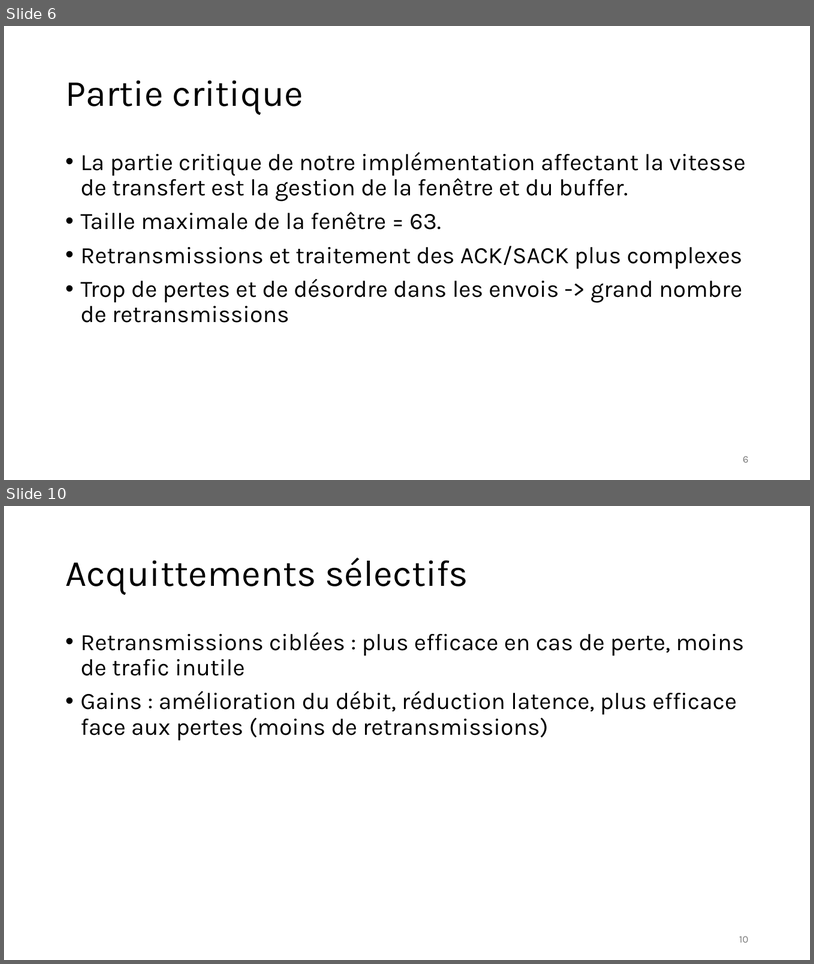
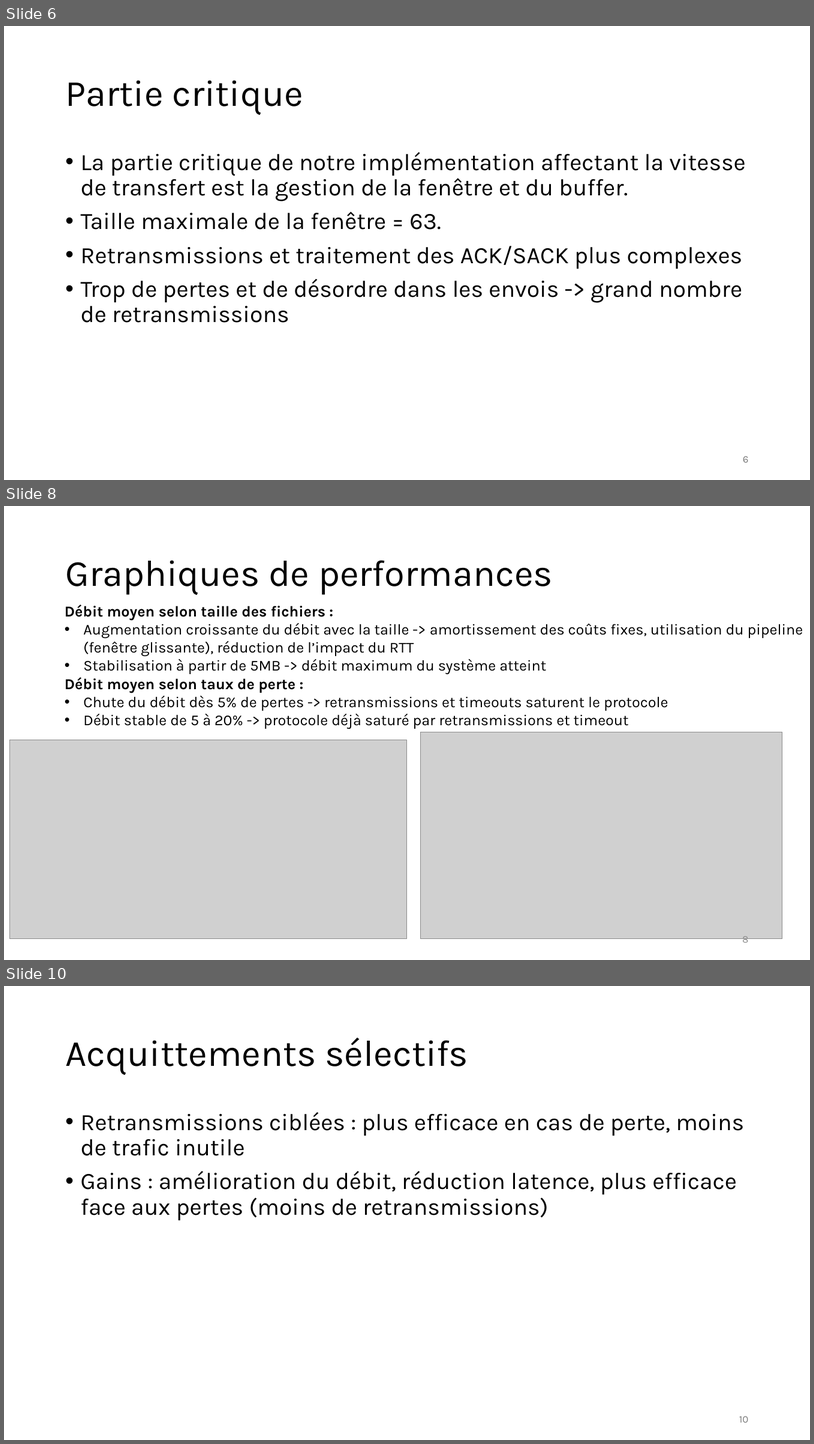
Before and after one commit to Tidyresonnance8/SRTP-Transport-Protocol, a slide deck: Rapport_projet_SRTP.pptx. Shown one above the other, each under a label of ours: slides 6 and 10 before the commit, slides 6, 8 and 10 after it; the slides between them are not shown. The pictures are 814x964 and 814x1444 pixels, drawn with LibreOffice and Linux fonts; fonts in the diff are those of the drawing; grey boxes stand for pictures. Boxes give left, top, right and bottom in pixels: in the first picture for what was removed or moved away, otherwise in the second. Text is boxed around its words. In the diff, an @@ line names an element or a change of style, - is before the commit and + after.

```diff
--- a/Rapport_projet_SRTP.pptx
+++ b/Rapport_projet_SRTP.pptx
@@ slide 8 added at (4, 506, 810, 960), background #FFFFFF @@
@@ title added at (65, 560, 553, 595), 44 pt, text #000000 @@
+Graphiques de performances
@@ text added at (65, 604, 804, 729), 18 pt, text #000000 @@
+Débit moyen selon taille des fichiers :
+• Augmentation croissante du débit avec la taille -> amortissement des coûts fixes, utilisation du pipeline (fenêtre glissante), réduction de l’impact du RTT
+• Stabilisation à partir de 5MB -> débit maximum du système atteint
+Débit moyen selon taux de perte :
+• Chute du débit dès 5% de pertes -> retransmissions et timeouts saturent le protocole
+• Débit stable de 5 à 20% -> protocole déjà saturé par retransmissions et timeout
@@ picture added at (421, 732, 783, 939) @@
@@ picture added at (10, 740, 408, 939) @@
@@ page number added at (743, 936, 749, 945), 12 pt, text #8C8C8C @@
+8
```
Also in this commit, not shown: 3 slides changed, 5 other slides added, 1 slide removed.
